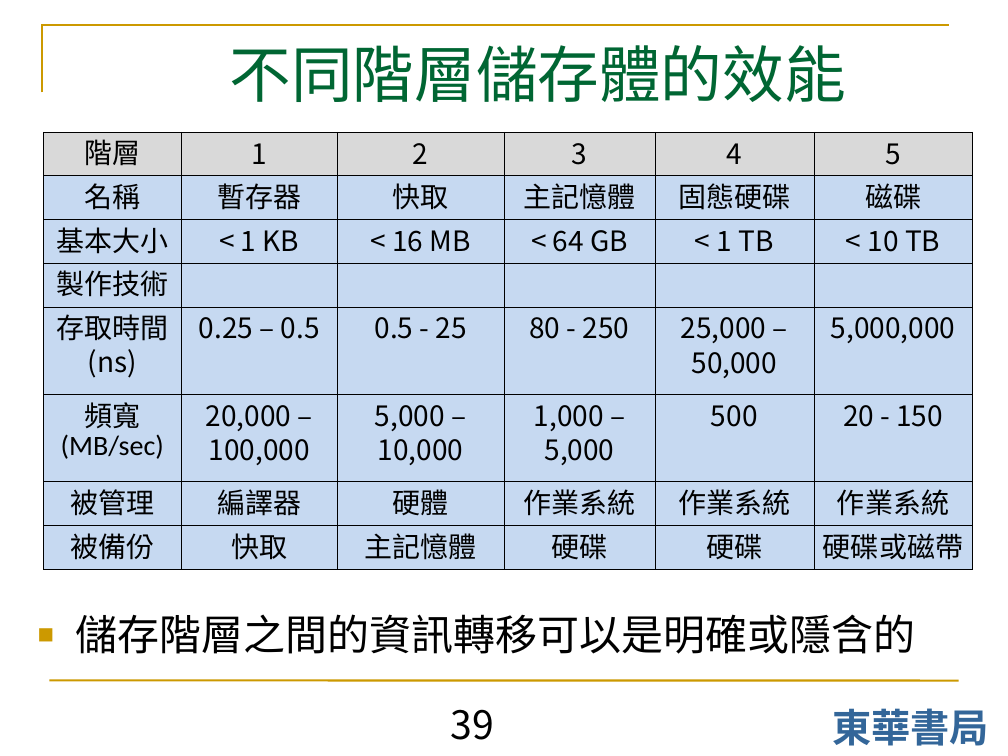
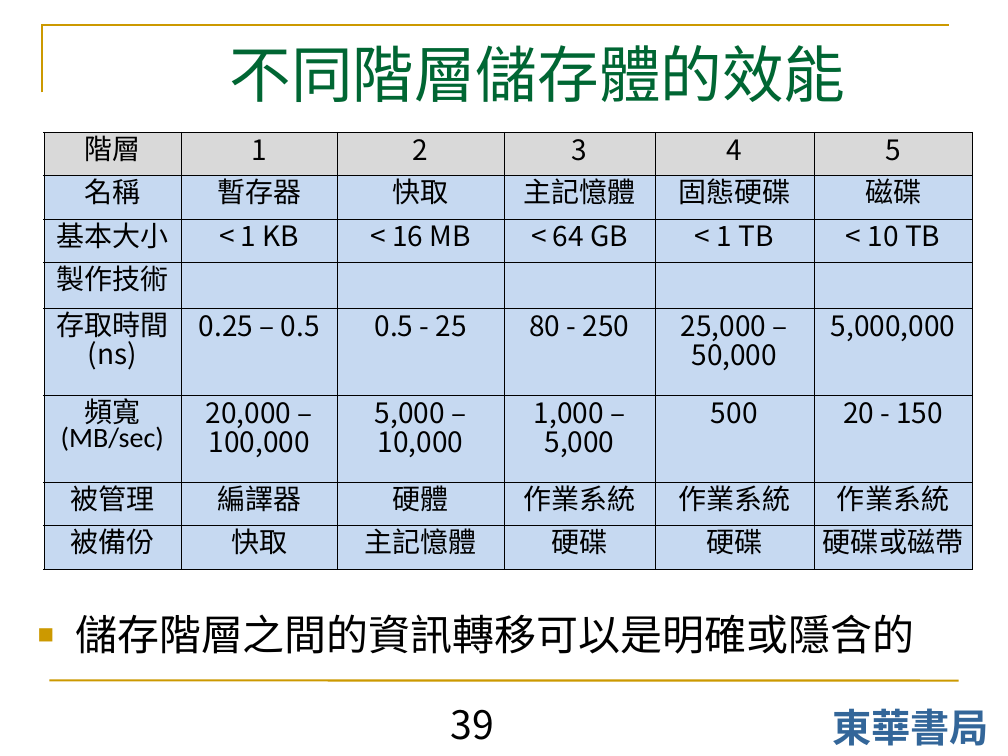
Before and after one commit to shouzo/Operating-System_pages, a slide deck: slide 39 of class-tutorial/chapter_1.ppt. Drawn at 1008x756 pixels with LibreOffice and Linux fonts; fonts in the diff are those of the drawing. Boxes give left, top, right and bottom in pixels: in the first picture for what was removed or moved away, otherwise in the second. Text is boxed around its words. In the diff, an @@ line names an element or a change of style, - is before the commit and + after.

```diff
--- a/class-tutorial/chapter_1.ppt
+++ b/class-tutorial/chapter_1.ppt
@@ table at (43,132,972,569) @@
@@ line spacing 0.83 to 0.69 @@
@@ line spacing 0.84 to 0.71 @@
@@ borders changed @@
```
Also in this commit, not shown: 12 other slides changed.
